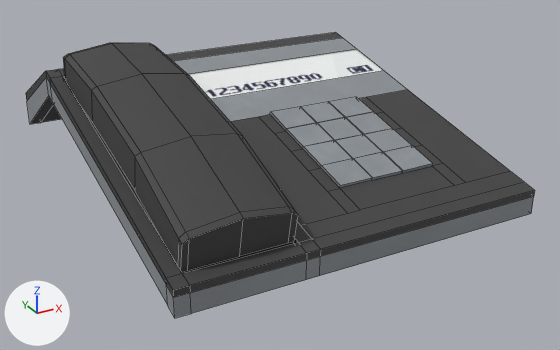
An edit to the FBX model Assets/Objects/Phone.fbx, drawn before and after from the same camera.
Before and after are seen from a 50 mm camera at (-0.288, -0.586, 0.224) aimed at (0.013, -0.038, -0.05). Arrows for +X, +Y and +Z are at lower left; the lights stay in place. Mesh edges are drawn as thin lines. Where no turn or scale is listed for an object, it has been applied to the vertices.
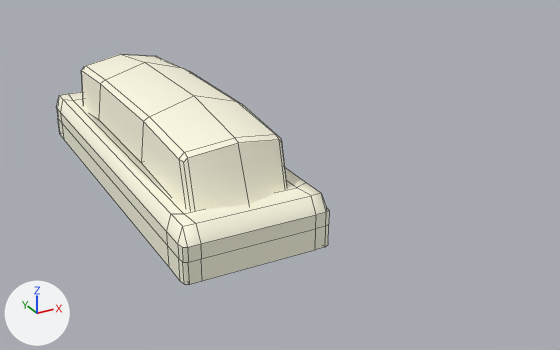
Changed parts and their boxes [x1, y1, x2, y2] in the pictures (560 x 350 px):
'pCube1', deleted
    before: [26, 32, 535, 318]
    faces in mat_phone_plastic_dark (picture img_texturescom_glossplastic_1024_albedo_retext_tif): [26, 32, 535, 297]
    faces in mat_phone_plastic_light: [27, 38, 534, 318]
    faces in mat_phone_screen (picture img_phone_screen_png): [189, 49, 384, 99]
'pCube2', recoloured, reshaped, moved, turned
    before: [63, 43, 298, 272]
    after: [81, 54, 287, 210]
'pCube3', added
    after: [57, 92, 329, 284]

What the commit changed:
Material 'Phone_plastic' (mat_phone_plastic) is new.
Its base color is (1.0, 0.971, 0.784) (white #fffce5).
me_mesh_001 is used by ob_pcube2; location (-0.0975, -0.06, 0.0198); rotation (1.78, 0.0, 0.0), in degrees (102, 0, 0); scale (0.00082, 0.00042, 0.00264).
me_mesh_001 had 60 vertices, 58 faces and spanned x -50.0..50.0, y -50.0..50.0, z -50.0..50.0.
me_mesh_001 no longer uses material mat_phone_plastic_dark (picture img_texturescom_glossplastic_1024_albedo_retext_tif).
me_mesh_001 now has 60 vertices, 58 faces and spans x -50.0..50.0, y -77.5..50.0, z -50.0..50.0.
me_mesh_001 part 1: 58 of 60 vertices moved; they spanned x -50.0..50.0, y -50.0..37.1, z -50.0..50.0 and now span x -50.0..50.0, y -77.5..31.2, z -50.0..50.0; mean shift (0.0, -13.0, -0.5); largest move (-50.0, -50.0, 50.0) -> (-42.0, -77.5, 45.0).
me_mesh_001 now uses material mat_phone_plastic (white #fffce5).
Mesh me_mesh_001_1 is new.
It has 92 vertices, 90 faces and spans x -0.052..0.052, y -0.143..0.156, z -0.019..0.018.
It uses material mat_phone_plastic (white #fffce5).
Object 'pCube2' (ob_pcube2) moves from (-0.0975, -0.06, 0.0198) to (-0.0926, -0.06, 0.0375).
Object 'pCube2' (ob_pcube2) turns from (102, 0, 0) to (90, 0, 0) degrees about x, y and z.
Object 'pCube1' (ob_pcube1) is deleted.
Object 'pCube3' (ob_pcube3) is new; it shows me_mesh_001_1.
Its location is (-0.0931, -0.0628, -0.0061).
